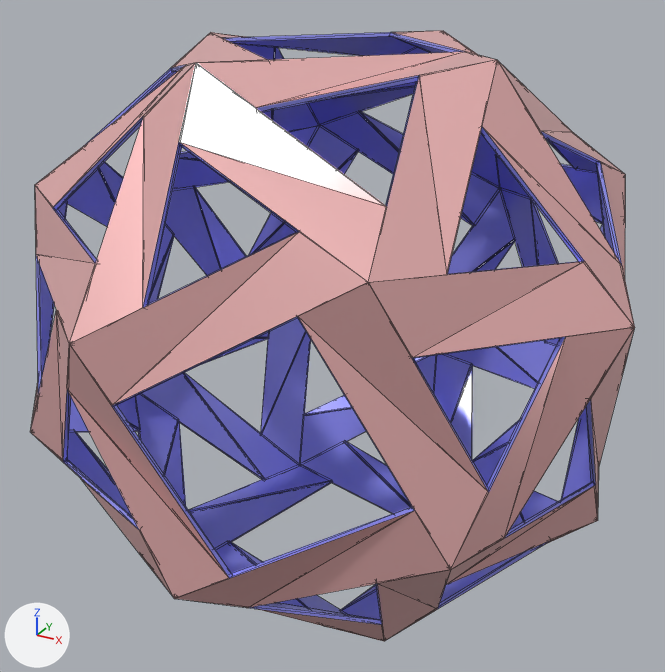
The glTF model regular3/vr/glb/SnubCube.glb: old version first, new version second.
The view is the same before and after, from a 50 mm lens placed at (5.25, -9.64, 3.94), pointed at (-0.01, -0.09, -0.83). Arrows for +X, +Y and +Z are at lower left; the lights stay in place. The first picture is the older version. Mesh edges are drawn as thin lines.

The older version as bpy lines, for what is in view:
```python
mat_material_009 = principled_material('Material.009')
mat_material_009.base_color = (1.0, 0.55, 0.55)  # pink #ffc4c4
mat_material_009.metallic = 0.5
mat_material_009.roughness = 0.3
me_mesh_0_012 = bpy.data.meshes.new('Mesh_0.012')
me_mesh_0_012.from_pydata(...)  # 504 vertices, 960 faces; spans x -3.82..3.82, y -3.82..3.82, z -4.09..2.76
# faces by material slot: [840, 120]
me_mesh_0_012.materials.append(mat_color_i03)  # blue #9b9bff
me_mesh_0_012.materials.append(mat_material_009)  # pink #ffc4c4
ob_root = bpy.data.objects.new('root', me_mesh_0_012)
ob_root.location = (0.0, 0.0, 0.0)
```
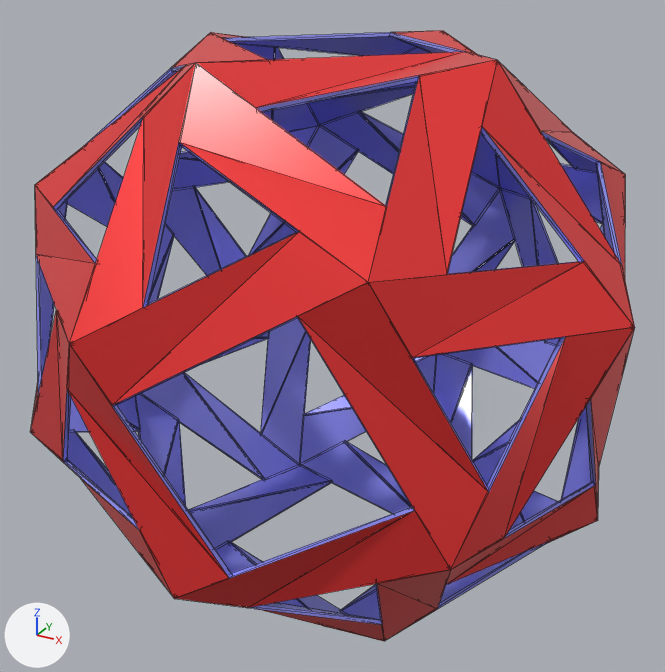
The change, as a diff of the scene's bpy script:
```diff
--- a/regular3/vr/glb/SnubCube.glb.py
+++ b/regular3/vr/glb/SnubCube.glb.py
@@ mat_material_009 @@
 mat_material_009 = principled_material('Material.009')
-mat_material_009.base_color = (1.0, 0.55, 0.55)  # pink #ffc4c4
+mat_material_009.base_color = (1.0, 0.05, 0.05)  # red #ff3f3f
 mat_material_009.metallic = 0.5
```

Location of each change, (x1, y1, x2, y2) in pixels of the pictures (665 x 672 px):
'root', recoloured (pink to red)
    both: (30, 31, 635, 641)
